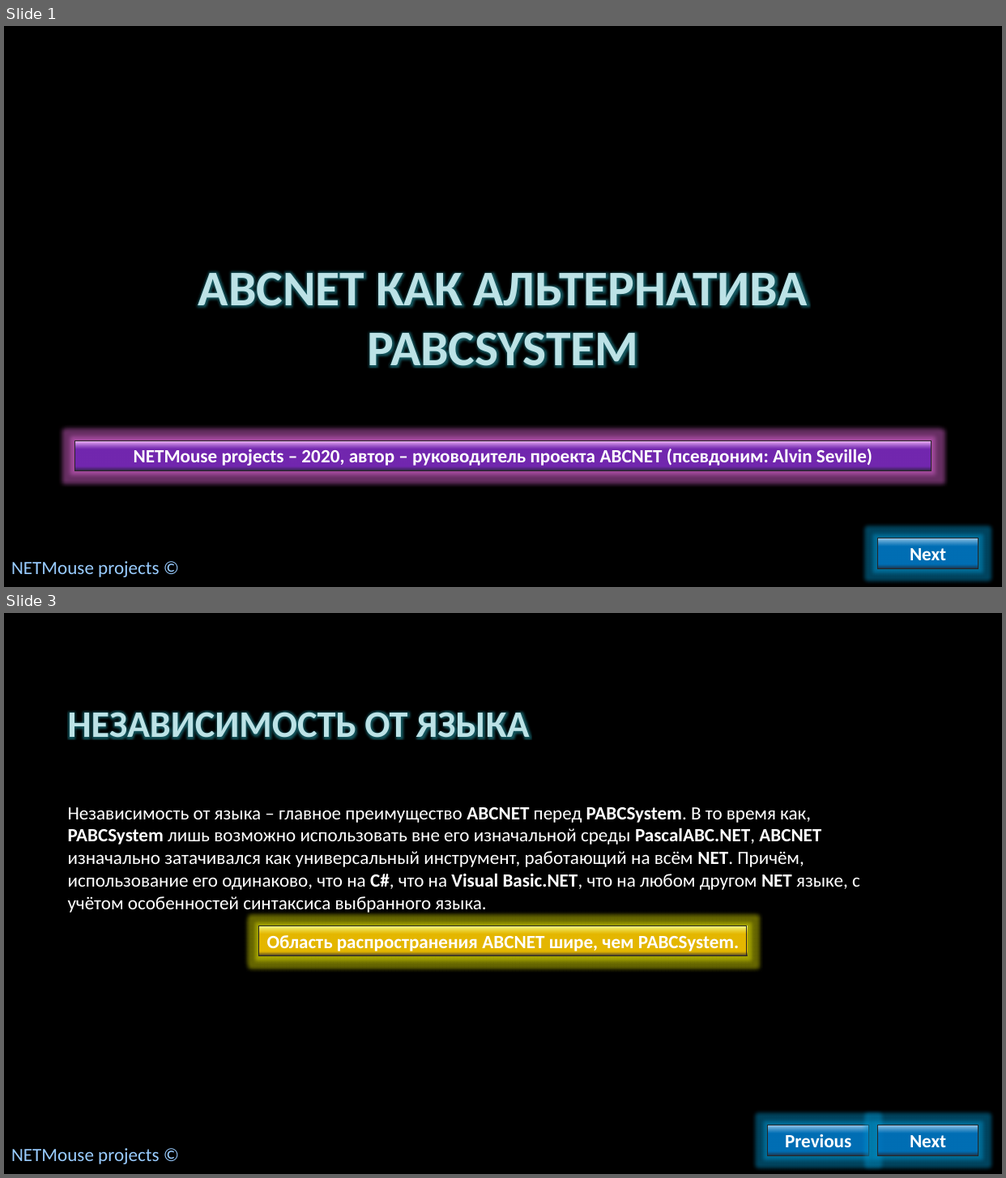
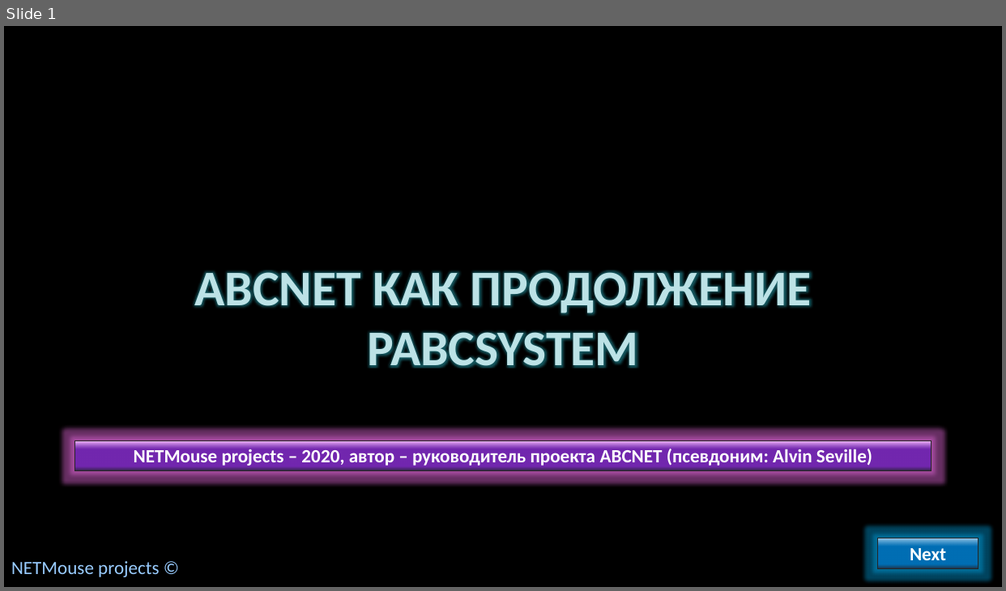
Before and after one commit to AlvinSeville7cf-NET-projects/ABCNET, a slide deck: NETMouse - .NET release/Presentations/ABCNET как альтернатива PABCSystem.pptx. Shown one above the other, each under a label of ours: slides 1 and 3 before the commit, slide 1 after it; the slides between them are not shown. The pictures are 1006x1178 and 1006x591 pixels, drawn with LibreOffice and Linux fonts; fonts in the diff are those of the drawing; background and template pictures are left out. Boxes give left, top, right and bottom in pixels: in the first picture for what was removed or moved away, otherwise in the second. Text is boxed around its words. In the diff, an @@ line names an element or a change of style, - is before the commit and + after.

```diff
--- a/NETMouse - .NET release/Presentations/ABCNET как альтернатива PABCSystem.pptx
+++ b/NETMouse - .NET release/Presentations/ABCNET как альтернатива PABCSystem.pptx
@@ slide 3 removed at [4,613,1002,1174], background picture (left out) @@
@@ title removed at [68,706,530,747] @@
-НЕЗАВИСИМОСТЬ ОТ ЯЗЫКА
@@ text removed at [68,807,860,913] @@
-Независимость от языка – главное преимущество ABCNET перед PABCSystem. В то время как, PABCSystem лишь возможно использовать вне его изначальной среды PascalABC.NET, ABCNET изначально затачивался как универсальный инструмент, работающий на всём NET. Причём, использование его одинаково, что на C#, что на Visual Basic.NET, что на любом другом NET языке, с учётом особенностей синтаксиса выбранного языка.
@@ rectangle removed at [259,926,748,956] @@
-Область распространения ABCNET шире, чем PABCSystem.
@@ rectangle removed at [769,1126,869,1156] @@
-Previous
@@ rectangle removed at [878,1126,978,1156] @@
-Next
@@ text removed at [11,1148,159,1165] @@
-NETMouse projects ©
@@ slide 1 changed as well @@
@@ title at [195,271,812,367]: text changed @@
-ABCNET КАК АЛЬТЕРНАТИВА PABCSYSTEM
+ABCNET КАК ПРОДОЛЖЕНИЕ PABCSYSTEM
```
Also in this commit, not shown: 4 other slides changed, 5 slides added, 5 other slides removed.
